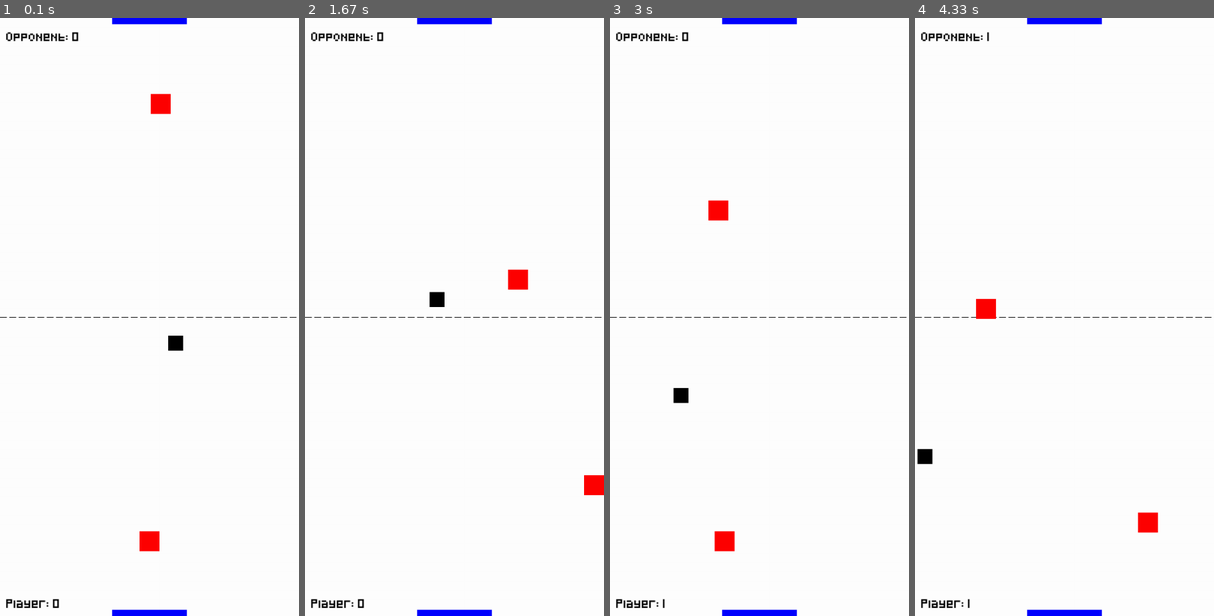
Above: before the commit, frames 1-4 (left to right).
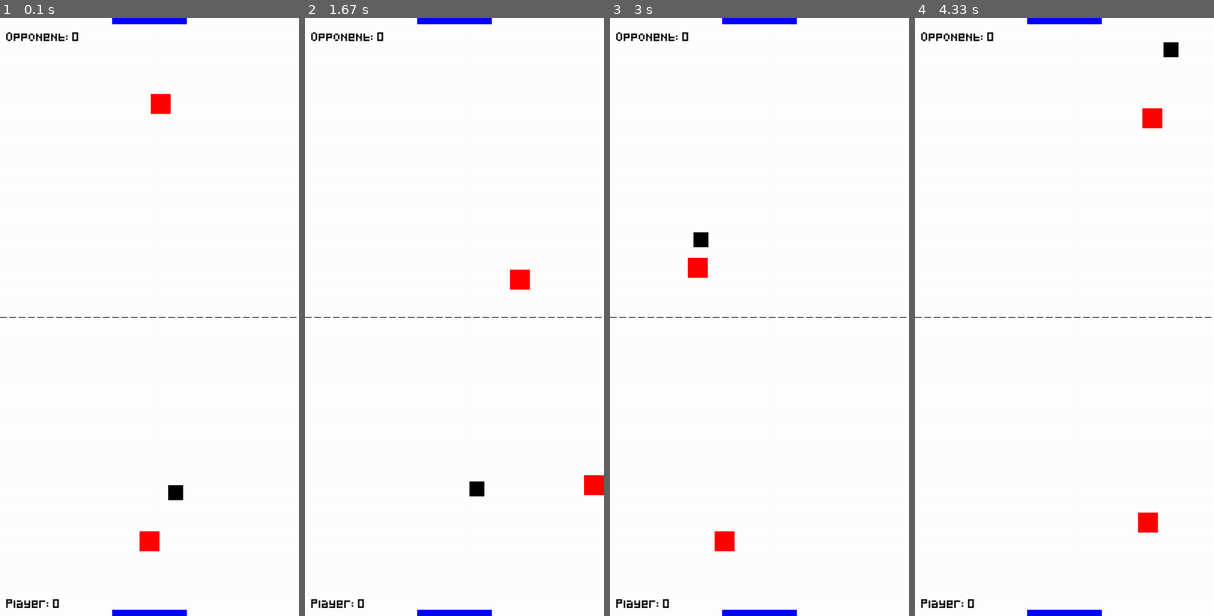
Above: after the commit, the same moments.

Repository: nintanuki/pygame-air-hockey
Game: pygame game, started from main.py
The game is run twice, just before and just after one commit, with the same random seed, the same clock (stepped at 60 frames per second) and the same inputs.
Inputs:
- Up to frame 1 (0.1 s): no input
- Up to frame 2 (1.67 s): hold Right 0.33-0.8 s; hold Up 0.83-1.13 s; hold Right 1.17-1.63 s
- Up to frame 3 (3 s): hold Left 1.67-2.2 s; hold Down 2.23-2.53 s; hold Left 2.57-2.97 s
- Up to frame 4 (4.33 s): hold Up 3-3.37 s; hold Right 3.4-4.03 s; hold Down from 4.07 s (still down)

The runs differ from the first frame. In frame 1, 0.3% of the frame differs, in the area x 56-62%, y 53-81%; in frame 2, 0.3%; in frame 3, 0.8%; in frame 4, 0.8%, in the area x 0-89%, y 2-99%.

Commit message:
Apply variable puck speed

Diff:
--- a/main.py
+++ b/main.py
@@ -23,12 +23,8 @@
             OPPONENT_WIDTH,
             OPPONENT_HEIGHT
         )
-        self.puck = pygame.Rect(
-            (SCREEN_WIDTH / 2) - (PUCK_WIDTH / 2),  # Center horizontally
-            (SCREEN_HEIGHT / 2) - (PUCK_HEIGHT / 2),  # Center vertically
-            PUCK_WIDTH,
-            PUCK_HEIGHT
-        )
+        self.puck = pygame.Rect(0, 0, PUCK_WIDTH, PUCK_HEIGHT)
+        self.reset_puck()
 
         # Goals
         self.player_goal = pygame.Rect((SCREEN_WIDTH / 2) - (SCREEN_WIDTH / 8), SCREEN_HEIGHT - 10, SCREEN_WIDTH / 4, 10)
@@ -53,19 +49,33 @@
         # Constrain the puck to the screen
         if self.puck.top <= 0 or self.puck.bottom >= SCREEN_HEIGHT:
             self.puck_speed_y *= -1
+            self.apply_inertia()
         if self.puck.left <= 0 or self.puck.right >= SCREEN_WIDTH:
             self.puck_speed_x *= -1
+            self.apply_inertia()
 
         # Handling collisions with the player
         if self.puck.colliderect(self.player):
             self.puck_speed_x *= -1
             self.puck_speed_y *= -1
+            self.increase_speed()
 
         # Handling collisions with opponent
         if self.puck.colliderect(self.opponent) and self.collision_cooldown == 0:
             self.puck_speed_x *= -1
             self.puck_speed_y *= -1
+            self.increase_speed()
             self.collision_cooldown = 10  # Frames before another collision is detected
+
+    def apply_inertia(self):
+        """Apply inertia to the puck to slow it down."""
+        self.puck_speed_x *= 0.9
+        self.puck_speed_y *= 0.9
+
+    def increase_speed(self):
+        """Increase the puck speed when hit."""
+        self.puck_speed_x *= 1.1
+        self.puck_speed_y *= 1.1
 
     def opponent_movement(self):
         """Move the opponent towards the puck."""
@@ -80,10 +90,16 @@
 
     def reset_puck(self):
         """Reset the puck to the center with a random direction."""
-        self.puck.x = (SCREEN_WIDTH / 2) - (PUCK_WIDTH / 2)
-        self.puck.y = (SCREEN_HEIGHT / 2) - (PUCK_HEIGHT / 2)
-        self.puck_speed_x = random.choice([-PUCK_SPEED, PUCK_SPEED])
-        self.puck_speed_y = random.choice([-PUCK_SPEED, PUCK_SPEED])
+        if random.choice([True, False]):
+            # Near player
+            self.puck.x = (SCREEN_WIDTH / 2) - (PUCK_WIDTH / 2)
+            self.puck.y = (SCREEN_HEIGHT * 3 / 4) - (PUCK_HEIGHT / 2)
+        else:
+            # Near opponent
+            self.puck.x = (SCREEN_WIDTH / 2) - (PUCK_WIDTH / 2)
+            self.puck.y = (SCREEN_HEIGHT / 4) - (PUCK_HEIGHT / 2)
+        self.puck_speed_x = random.choice([-1, 1]) * (PUCK_SPEED / 2)
+        self.puck_speed_y = random.choice([-1, 1]) * (PUCK_SPEED / 2)
 
     def check_goals(self):
         """Check if the puck has entered a goal."""
